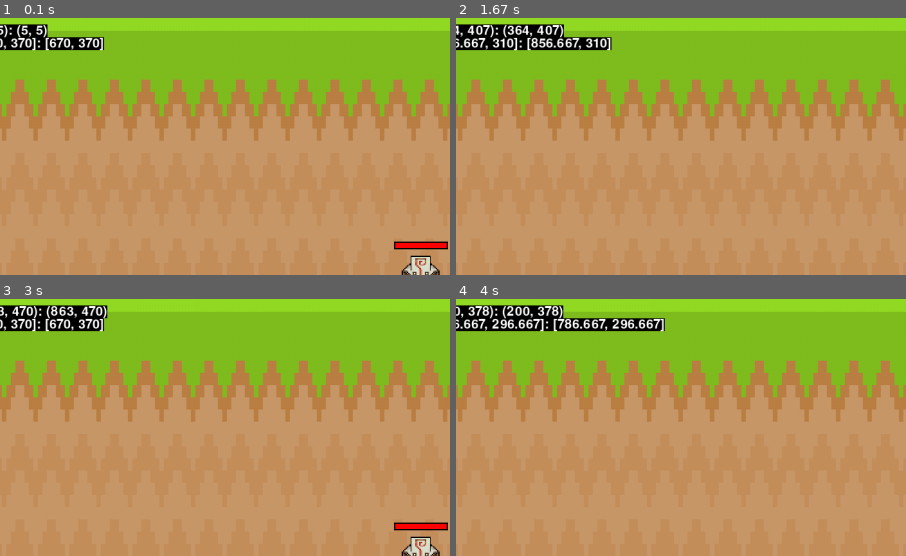
Above: before the commit, frames 1-4 (two rows, left to right).
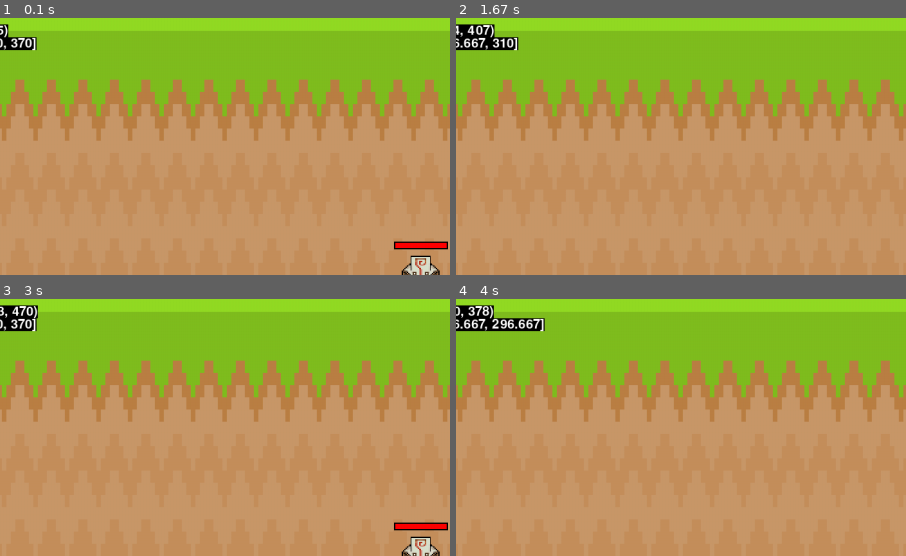
Above: after the commit, the same moments.

Repository: ArcherWayne/pygame_juggernaut_simulator
Game: pygame game, started from main.py
The game is run twice, just before and just after one commit, with the same random seed, the same clock (stepped at 60 frames per second) and the same inputs.
Inputs (mouse positions are % of the whole screen's width and height, from its top left):
- Up to frame 1 (0.1 s): no input
- Up to frame 2 (1.67 s): hold D 0.33-0.8 s; move the mouse to (46, 54) at 0.37 s; hold W 0.83-1.13 s; move the mouse to (82, 47) at 0.87 s; hold D 1.17-1.63 s; move the mouse to (26, 51) at 1.2 s
- Up to frame 3 (3 s): hold A 1.67-2.2 s; move the mouse to (19, 35) at 1.7 s; hold S 2.23-2.53 s; move the mouse to (65, 15) at 2.27 s; hold A 2.57-2.97 s; move the mouse to (62, 59) at 2.6 s
- Up to frame 4 (4 s): hold W 3-3.37 s; move the mouse to (52, 16) at 3.03 s; hold D from 3.4 s (still down); move the mouse to (14, 47) at 3.43 s
The pictures show only the part of the screen within x 3-53%, y 0-50%; the shares and areas given below are measured in that part.

The runs differ from the first frame. In frame 1, 1.2% of the frame differs, in the area x 1-24%, y 2-13%; in frame 2, 1.9%; in frame 3, 1.6%; in frame 4, 2.2%, in the area x 8-47%, y 2-13%.

Commit message:
better_keyboard_movement

Diff:
--- a/debug.py
+++ b/debug.py
@@ -7,7 +7,7 @@
 def debug(info, x=10, y=10):
     display_surf = pygame.display.get_surface()
     debug_surf = font.render(
-        f"{info}: {str(info)}"
+        f"{str(info)}"
         , True, 'White')
     debug_rect = debug_surf.get_rect(topleft=(x, y))
     pygame.draw.rect(display_surf, 'Black', debug_rect)
--- a/hero.py
+++ b/hero.py
@@ -61,8 +61,25 @@
         self.pos.y += self.direction.y * self.movement_speed * dt
         self.rect.y = round(self.pos.y)
 
+    def boundary(self):
+        if self.rect.left < 0:
+            self.rect.left = 0
+            self.pos.x = self.rect.x
+
+        if self.rect.right > WIN_WIDTH:
+            self.rect.right = WIN_WIDTH
+            self.pos.x = self.rect.x
+
+        if self.rect.top < 0:
+            self.rect.top = 0
+            self.pos.y = self.rect.y
+
+        if self.rect.bottom > WIN_HEIGHT:
+            self.rect.bottom = WIN_HEIGHT
+            self.pos.y = self.rect.y
 
     def update(self, dt):
         self.old_rect = self.rect.copy()
         self.keyboard_movement(dt)
+        self.boundary()
         self.draw_health_bar()
--- a/tempCodeRunnerFile.py
+++ b/tempCodeRunnerFile.py
@@ -1,8 +1,8 @@
-            screen.fill(WHITE)
-            screen.blit(background_surface, background_rect)
-            all_sprites.update()
-            all_sprites.draw(screen)
+tsg = 20
 
-            debug(mouse_pos, 10, 10)
+def foo(info):
+    for arg_name in info:
+        return info[arg_name], arg_name
 
-            pygame.display.update()
+
+print(foo(tsg))
